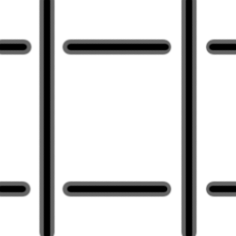
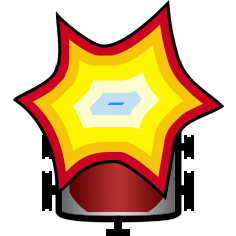
Before/after of a 236px x 236px layered artwork. What changed in the layer stack:
added layer "boom" above "engine" over left=13, top=0, right=224, bottom=236
hid "swichStraight" over left=0, top=0, right=236, bottom=236
